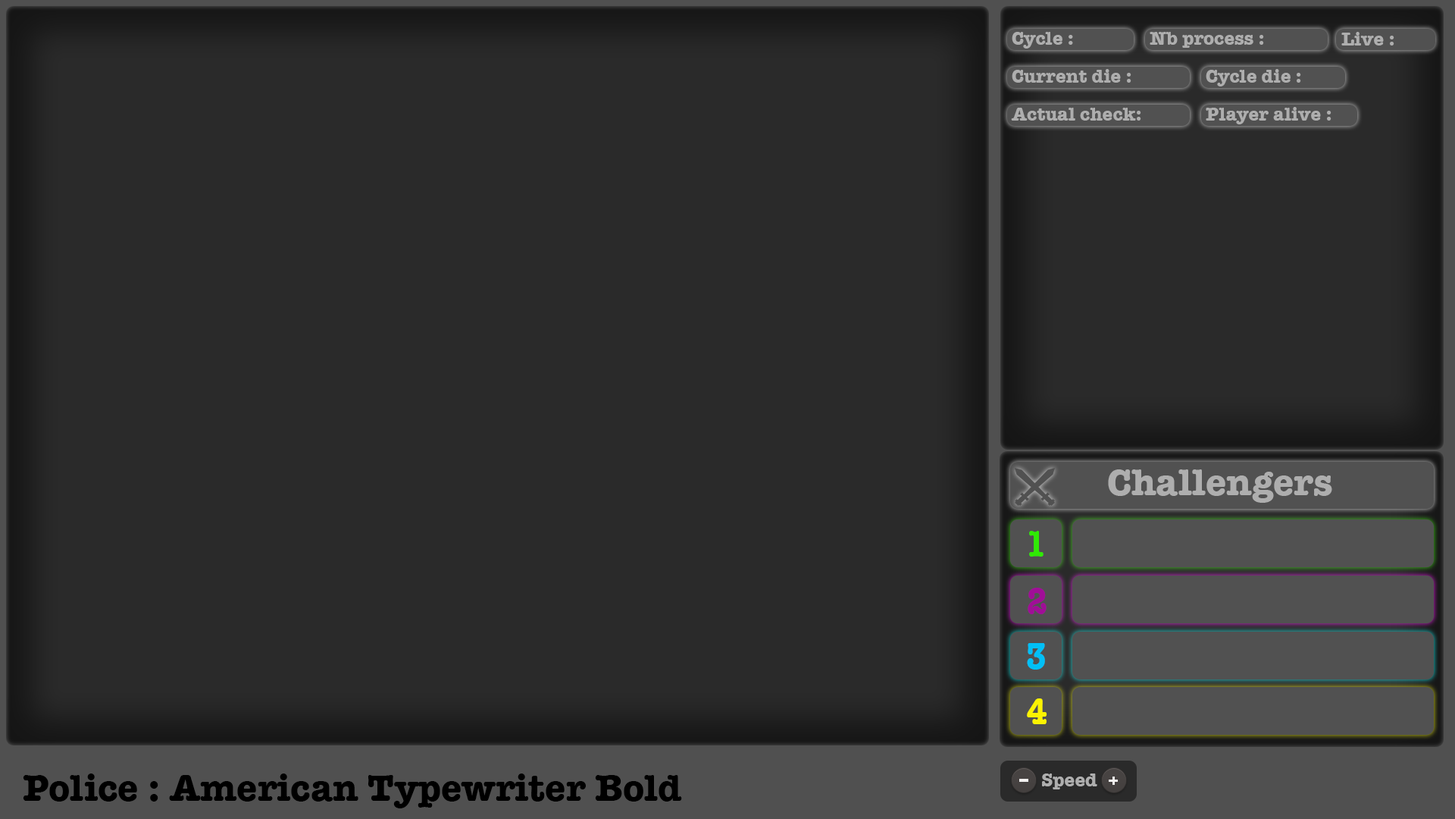
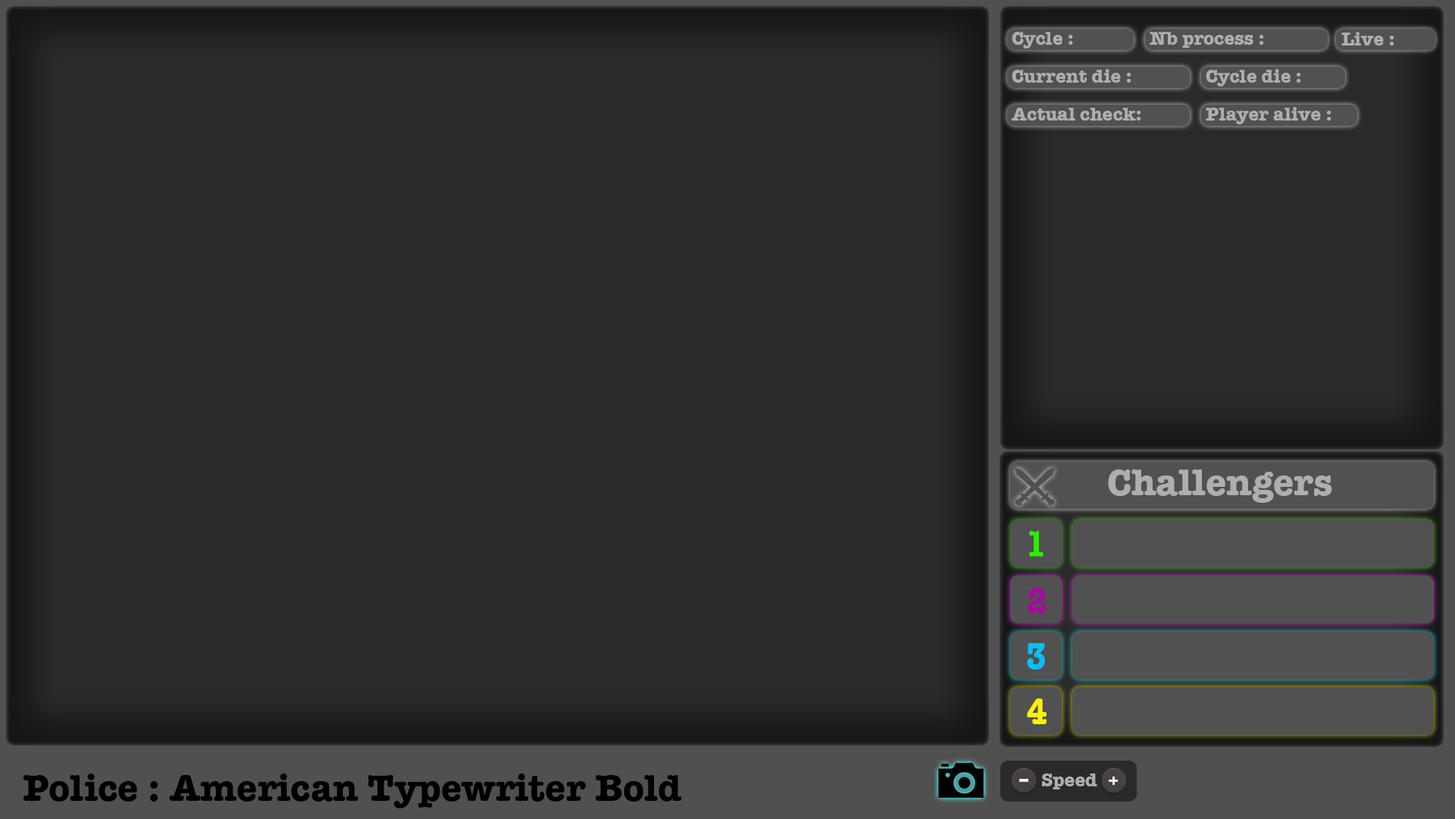
Two versions of the same layered image (1455x819). Layer-by-layer changes:
added layer "photography" above "play" over left=938, top=762, right=984, bottom=798
